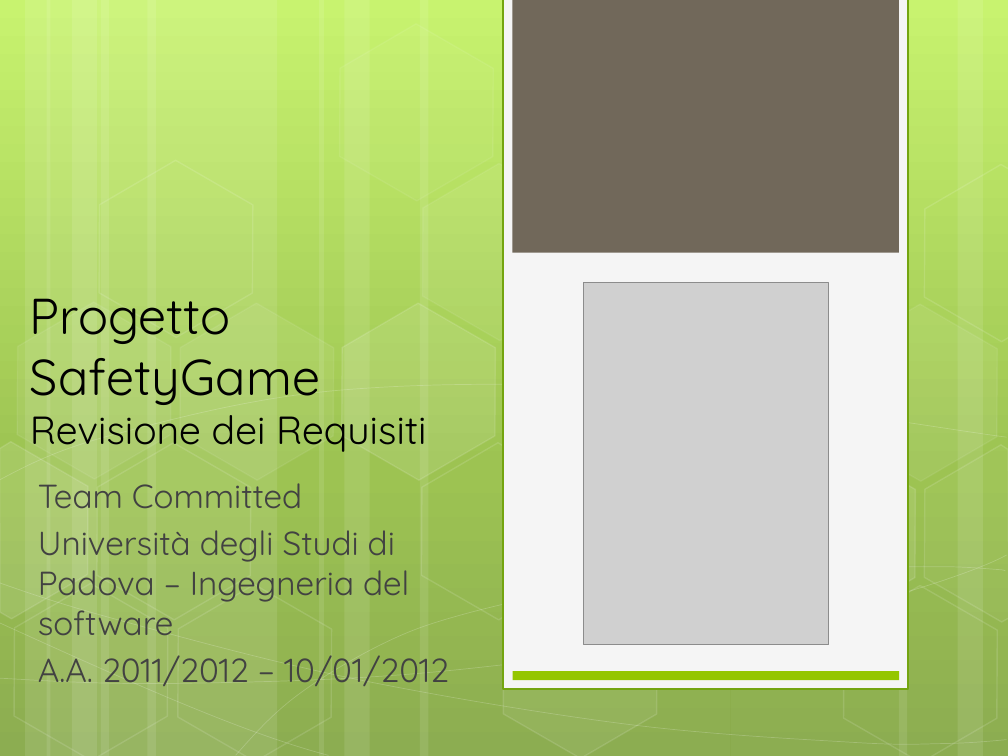
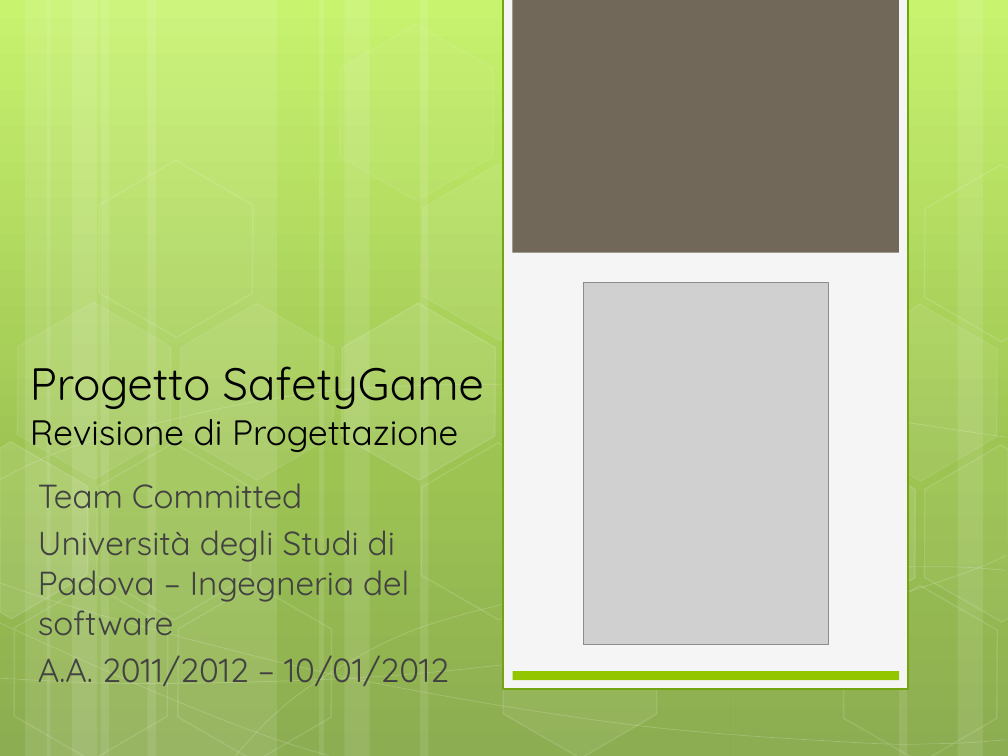
Before and after one commit to TeamCommitted/Team-Committed---Documenti, a slide deck: slide 1 of RP/Esterni/Presentazione/RP-Presentazione.pptx. Drawn at 1008x756 pixels with LibreOffice and Linux fonts; fonts in the diff are those of the drawing; grey boxes stand for pictures. Boxes give left, top, right and bottom in pixels: in the first picture for what was removed or moved away, otherwise in the second. Text is boxed around its words. In the diff, an @@ line names an element or a change of style, - is before the commit and + after.

```diff
--- a/RP/Esterni/Presentazione/RP-Presentazione.pptx
+++ b/RP/Esterni/Presentazione/RP-Presentazione.pptx
@@ title at box(30, 366, 484, 452): text changed; size 28 to 25.2 pt @@
-Progetto SafetyGame
-Revisione dei Requisiti
+Progetto SafetyGame
+Revisione di Progettazione
```
Also in this commit, not shown: 1 slide added, 4 other files.
